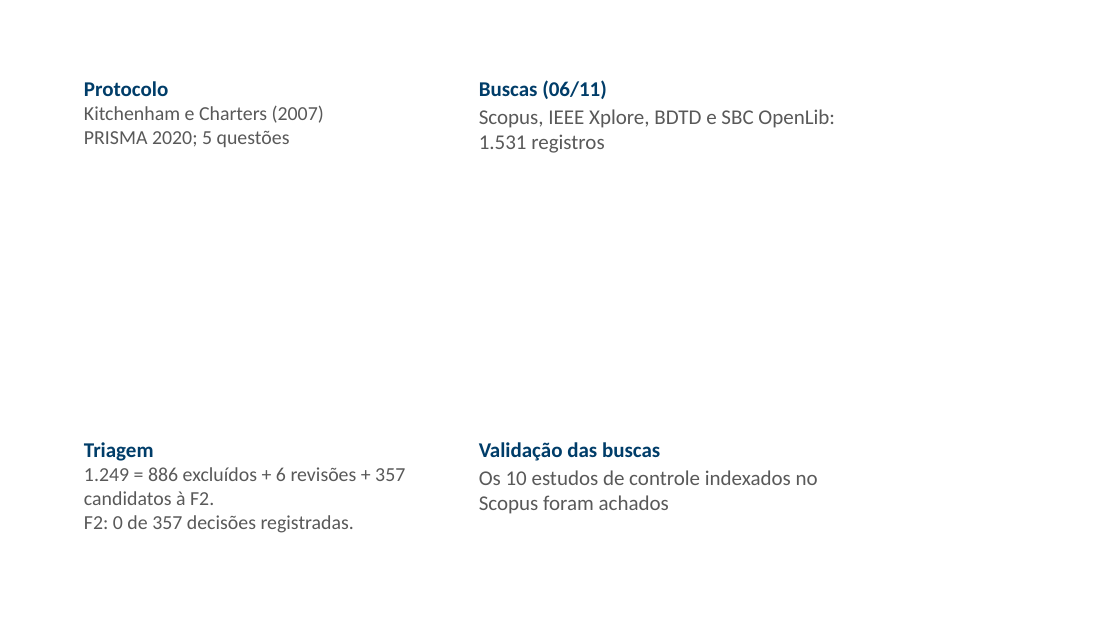
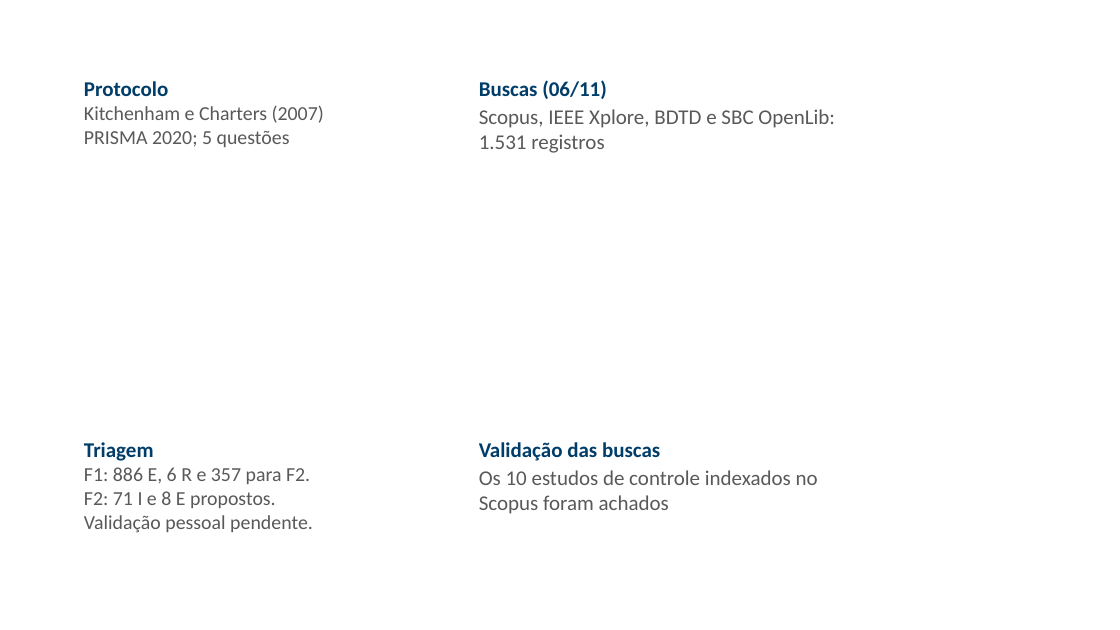
Before and after one commit to ClaudioAMF1/TCC, a slide deck: slide 12 of tcc/apresentacao/simulacao-defesa-rascunho.pptx. Drawn at 1120x630 pixels with LibreOffice and Linux fonts; fonts in the diff are those of the drawing; background and template pictures are left out. Boxes give left, top, right and bottom in pixels: in the first picture for what was removed or moved away, otherwise in the second. Text is boxed around its words. In the diff, an @@ line names an element or a change of style, - is before the commit and + after.

Commit message:
Registra rodada parcial da leitura F2 e atualiza projeto e slides
Documenta 71 propostas de inclusão e 8 de exclusão, com fontes, páginas, versões e tentativas de acesso. Preserva os 143 talvez e registra 278 decisões em aberto, sem aplicar EC7.

Corrige a interpretação do percentual de SDKs em Samarasinghe et al. e evita dupla contagem das versões de Serrano et al. Atualiza planilha, protocolo, pauta, texto, PDF, apresentação e roteiro; mantém a validação pessoal pendente.

```diff
--- a/tcc/apresentacao/simulacao-defesa-rascunho.pptx
+++ b/tcc/apresentacao/simulacao-defesa-rascunho.pptx
@@ text at (84, 467, 313, 533): text changed @@
-1.249 = 886 excluídos + 6 revisões + 357 candidatos à F2.
-F2: 0 de 357 decisões registradas.
+F1: 886 E, 6 R e 357 para F2.
+F2: 71 I e 8 E propostos.
+Validação pessoal pendente.
```
Also in this commit, not shown: 1 other slide changed, 15 other files.
